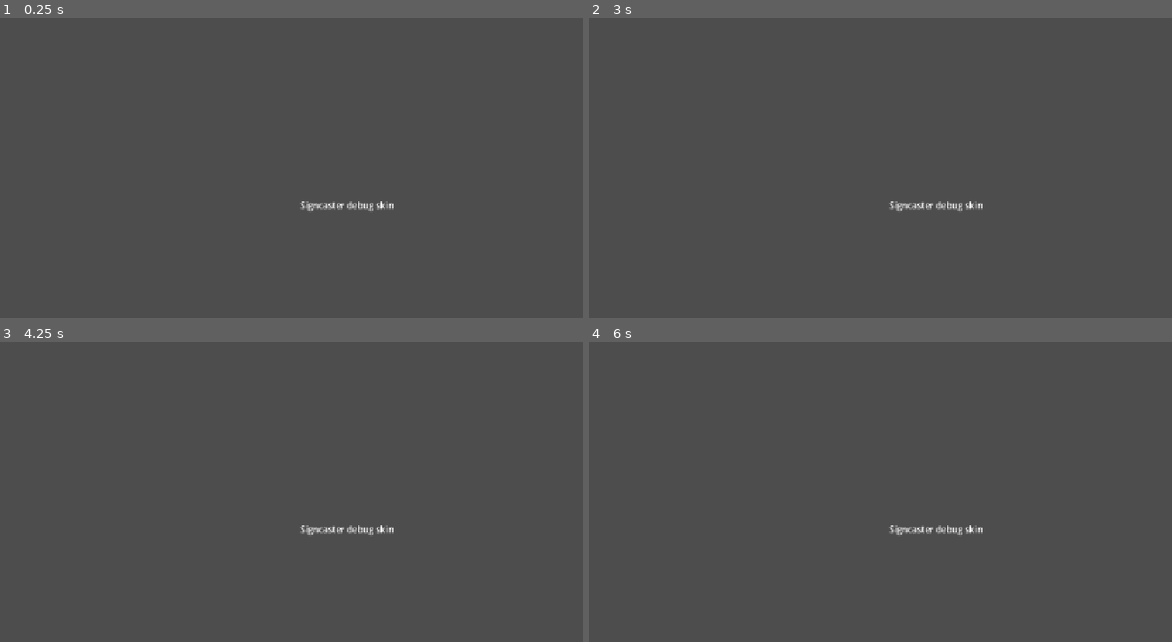
Above: before the commit, frames 1-4 (two rows, left to right).
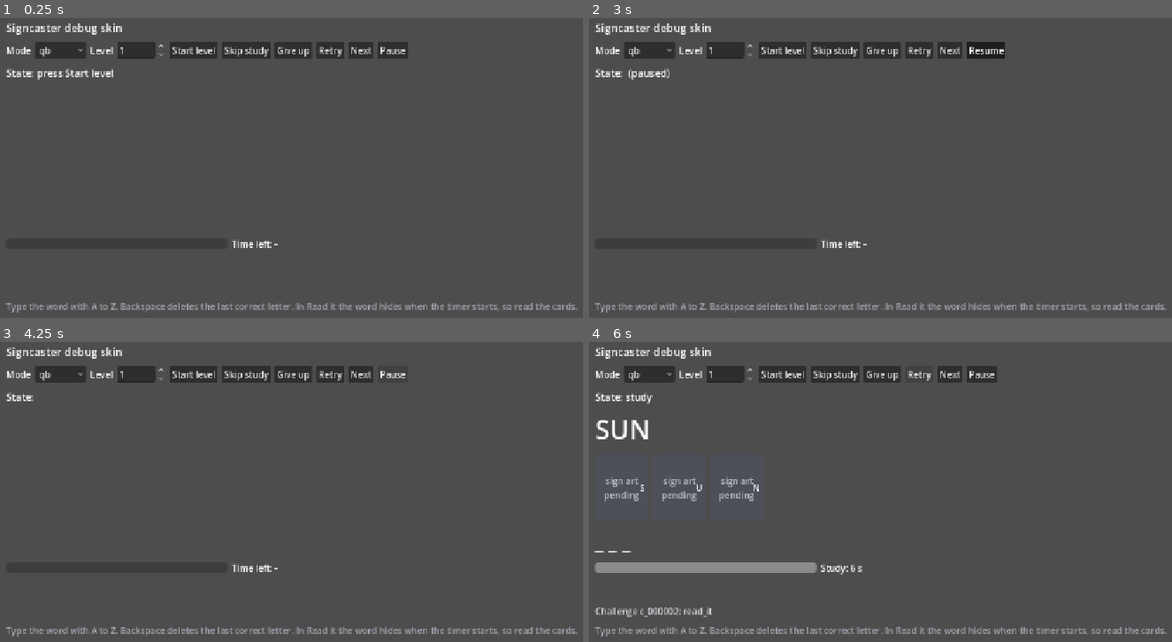
Above: after the commit, the same moments.

Repository: malgmash/signcaster
Game: Godot game, scene res://skins/debug/debug_main.tscn
Same seed, same stepped clock (60 frames per second), same inputs: the game is played once before the commit and once after it.
Inputs (mouse positions are in pixels of both pictures, inside the frame that each line leads up to):
- Up to frame 1 (0.25 s): no input
- Up to frame 2 (3 s): click (647, 51) at 0.5 s, where only the run after the commit has a clickable "qb"; click (880, 51) at 1.25 s, where only the run after the commit has a clickable "Give up"; click (921, 51) at 2 s, where only the run after the commit has a clickable "Retry"; click (979, 51) at 2.75 s, where only the run after the commit has a clickable "Pause"
- Up to frame 3 (4.25 s): click (396, 375) at 3.5 s, where only the run after the commit has a clickable "Resume"
- Up to frame 4 (6 s): click (781, 375) at 4.25 s, where only the run after the commit has a clickable "Start level"; click (781, 375) at 5 s, where only the run after the commit has a clickable "Start level"; click (921, 375) at 5.75 s, where only the run after the commit has a clickable "Retry"

The runs differ from the first frame. In frame 1, 4.9% of the frame differs, in the area x 0-100%, y 1-99%; in frame 2, 4.9%; in frame 3, 4.5%; in frame 4, 7.2%.

Commit message:
feat(debug): play read it levels in the debug skin
Adds the shared ui/sign_card widget with a plain placeholder (no sign
art) and a debug screen that only listens to EventBus and calls Game.

Co-Authored-By: Claude Opus 5.5 <noreply@anthropic.com>

Diff:
--- /dev/null
+++ b/game/skins/debug/debug_main.gd
@@ -0,0 +1,210 @@
+extends Control
+## The debug skin: plain labels and buttons for playing the engine without art.
+##
+## Like every skin, it only listens to EventBus and calls Game. It never calls other autoloads,
+## so it works out what to show (including the state label) from the signals alone.
+
+const SignCardScene: PackedScene = preload("res://ui/sign_card.tscn")
+## The debug skin only plays the first group for now. Real skins get level ids from the menu.
+const LEVEL_ID_FORMAT: String = "%s.group_1.%d"
+const READ_IT: String = "read_it"
+const HIDDEN_LETTER: String = "?"
+const EMPTY_SLOT: String = "_"
+const REJECTED_COLOR: Color = Color(0.95, 0.35, 0.35)
+const NORMAL_COLOR: Color = Color(0.85, 0.85, 0.88)
+
+var _session_mode: String = ""
+var _challenge: Dictionary = {}
+var _typed: String = ""
+var _state: String = ""
+
+@onready var _mode_picker: OptionButton = %ModePicker
+@onready var _level_picker: SpinBox = %LevelPicker
+@onready var _pause_button: Button = %PauseButton
+@onready var _state_label: Label = %StateLabel
+@onready var _word_label: Label = %WordLabel
+@onready var _cards: HBoxContainer = %Cards
+@onready var _typed_label: Label = %TypedLabel
+@onready var _time_bar: ProgressBar = %TimeBar
+@onready var _time_label: Label = %TimeLabel
+@onready var _result_label: Label = %ResultLabel
+@onready var _event_label: Label = %EventLabel
+
+
+func _ready() -> void:
+	%StartButton.pressed.connect(_on_start_pressed)
+	%SkipButton.pressed.connect(Game.skip_study)
+	%GiveUpButton.pressed.connect(Game.give_up)
+	%RetryButton.pressed.connect(Game.retry)
+	%NextButton.pressed.connect(Game.next_challenge)
+	_pause_button.toggled.connect(Game.set_paused)
+	_connect_engine()
+
+
+func _connect_engine() -> void:
+	EventBus.session_started.connect(_on_session_started)
+	EventBus.level_started.connect(_on_level_started)
+	EventBus.level_completed.connect(_on_level_completed)
+	EventBus.challenge_created.connect(_on_challenge_created)
+	EventBus.study_started.connect(_on_study_started)
+	EventBus.live_started.connect(_on_live_started)
+	EventBus.timer_ticked.connect(_on_timer_ticked)
+	EventBus.letter_accepted.connect(_on_letter_accepted)
+	EventBus.letter_rejected.connect(_on_letter_rejected)
+	EventBus.letter_removed.connect(_on_letter_removed)
+	EventBus.challenge_succeeded.connect(_on_challenge_succeeded)
+	EventBus.challenge_failed.connect(_on_challenge_failed)
+	EventBus.retry_offered.connect(_on_retry_offered)
+	EventBus.paused_changed.connect(_on_paused_changed)
+
+
+func _unhandled_input(event: InputEvent) -> void:
+	var key: InputEventKey = event as InputEventKey
+	if key == null or not key.pressed or key.echo:
+		return
+	if key.keycode == KEY_BACKSPACE:
+		Game.delete_typed_letter()
+	elif key.keycode >= KEY_A and key.keycode <= KEY_Z:
+		Game.submit_typed_letter(char(key.keycode))
+	else:
+		return
+	get_viewport().set_input_as_handled()
+
+
+func _on_start_pressed() -> void:
+	var mode: String = _mode_picker.get_item_text(_mode_picker.selected)
+	if mode != _session_mode:
+		Game.start_session(mode)
+	Game.start_level(LEVEL_ID_FORMAT % [mode, int(_level_picker.value)])
+	# The level SpinBox keeps keyboard focus after a click, which would swallow typed letters.
+	get_viewport().gui_release_focus()
+
+
+# Engine signals
+
+
+func _on_session_started(mode: String, _skin_id: String) -> void:
+	_session_mode = mode
+	_show_event("Session started: %s" % mode)
+
+
+func _on_level_started(level_id: String, level_index: int, is_boss: bool) -> void:
+	_result_label.text = " "
+	var boss: String = " (boss)" if is_boss else ""
+	_show_event("Level %s started, index %d%s" % [level_id, level_index, boss])
+
+
+func _on_level_completed(level_id: String, stars: int, coins: int, _perfect: bool) -> void:
+	_set_state("level done")
+	_result_label.text = (
+		"Level %s done. Stars %d, coins %d (both come in M8)." % [level_id, stars, coins]
+	)
+
+
+func _on_challenge_created(challenge: Dictionary) -> void:
+	_challenge = challenge
+	_show_event("Challenge %s: %s" % [challenge["id"], challenge["direction"]])
+
+
+func _on_study_started(_challenge_id: String, seconds: float) -> void:
+	_typed = ""
+	_set_state("study (untimed, press Skip study)" if seconds == 0.0 else "study")
+	_word_label.text = _challenge["word"]
+	_build_cards()
+	_refresh_typed()
+	_time_bar.value = 1.0
+	_time_label.text = (
+		"Study: %s" % ("as long as you like" if seconds == 0.0 else "%.0f s" % seconds)
+	)
+
+
+func _on_live_started(_challenge_id: String, seconds: float, bubble_style: String) -> void:
+	_set_state("live, bubble %s" % bubble_style)
+	if _challenge["direction"] == READ_IT:
+		_word_label.text = HIDDEN_LETTER.repeat(str(_challenge["word"]).length())
+	_time_label.text = "Time left: %.1f s" % seconds
+
+
+func _on_timer_ticked(_challenge_id: String, remaining_ratio: float) -> void:
+	_time_bar.value = remaining_ratio
+	_time_label.text = "Time left: %.1f s" % (remaining_ratio * float(_challenge["live_seconds"]))
+
+
+func _on_letter_accepted(_challenge_id: String, letter: String, _index: int) -> void:
+	_typed += letter
+	_refresh_typed()
+	_show_event("Accepted %s" % letter)
+
+
+func _on_letter_rejected(_challenge_id: String, letter: String, index: int) -> void:
+	_show_event("Wrong letter %s for slot %d" % [letter, index + 1], REJECTED_COLOR)
+
+
+func _on_letter_removed(_challenge_id: String, index: int) -> void:
+	_typed = _typed.left(index)
+	_refresh_typed()
+	_show_event("Removed slot %d" % (index + 1))
+
+
+func _on_challenge_succeeded(_challenge_id: String, result: Dictionary) -> void:
+	_set_state("succeeded, press Next")
+	_word_label.text = _challenge["word"]
+	_result_label.text = (
+		"%s! %d points, combo %d, %.0f%% time left"
+		% [
+			str(result["grade"]).to_upper(),
+			result["points"],
+			result["combo"],
+			float(result["remaining_ratio"]) * 100.0
+		]
+	)
+
+
+func _on_challenge_failed(_challenge_id: String, reason: String, correct: int, total: int) -> void:
+	_set_state("failed")
+	_word_label.text = _challenge["word"]
+	_result_label.text = "Failed (%s), %d of %d letters." % [reason, correct, total]
+
+
+func _on_retry_offered(_challenge_id: String) -> void:
+	_set_state("failed, press Retry or Next")
+
+
+func _on_paused_changed(paused: bool) -> void:
+	_pause_button.set_pressed_no_signal(paused)
+	_pause_button.text = "Resume" if paused else "Pause"
+	_refresh_state_label(paused)
+
+
+# Drawing
+
+
+func _build_cards() -> void:
+	for card: Node in _cards.get_children():
+		card.queue_free()
+	for letter: String in str(_challenge["word"]):
+		var card: Node = SignCardScene.instantiate()
+		card.letter = letter
+		_cards.add_child(card)
+
+
+func _refresh_typed() -> void:
+	var word_length: int = str(_challenge.get("word", "")).length()
+	var slots: PackedStringArray = []
+	for letter: String in _typed + EMPTY_SLOT.repeat(word_length - _typed.length()):
+		slots.append(letter)
+	_typed_label.text = " ".join(slots)
+
+
+func _set_state(state: String) -> void:
+	_state = state
+	_refresh_state_label(_pause_button.button_pressed)
+
+
+func _refresh_state_label(paused: bool) -> void:
+	_state_label.text = "State: %s%s" % [_state, " (paused)" if paused else ""]
+
+
+func _show_event(text: String, color: Color = NORMAL_COLOR) -> void:
+	_event_label.text = text
+	_event_label.add_theme_color_override("font_color", color)
--- a/game/skins/debug/debug_main.tscn
+++ b/game/skins/debug/debug_main.tscn
@@ -1,4 +1,6 @@
-[gd_scene format=3]
+[gd_scene load_steps=2 format=3]
+
+[ext_resource type="Script" path="res://skins/debug/debug_main.gd" id="1_debug"]
 
 [node name="DebugMain" type="Control"]
 layout_mode = 3
@@ -7,14 +9,150 @@
 anchor_bottom = 1.0
 grow_horizontal = 2
 grow_vertical = 2
+script = ExtResource("1_debug")
 
-[node name="Label" type="Label" parent="."]
+[node name="Margin" type="MarginContainer" parent="."]
 layout_mode = 1
 anchors_preset = 15
 anchor_right = 1.0
 anchor_bottom = 1.0
 grow_horizontal = 2
 grow_vertical = 2
+theme_override_constants/margin_left = 24
+theme_override_constants/margin_top = 24
+theme_override_constants/margin_right = 24
+theme_override_constants/margin_bottom = 24
+
+[node name="Rows" type="VBoxContainer" parent="Margin"]
+layout_mode = 2
+theme_override_constants/separation = 12
+
+[node name="Title" type="Label" parent="Margin/Rows"]
+layout_mode = 2
+theme_override_font_sizes/font_size = 20
 text = "Signcaster debug skin"
-horizontal_alignment = 1
-vertical_alignment = 1
+
+[node name="Controls" type="HBoxContainer" parent="Margin/Rows"]
+layout_mode = 2
+theme_override_constants/separation = 8
+
+[node name="ModeLabel" type="Label" parent="Margin/Rows/Controls"]
+layout_mode = 2
+text = "Mode"
+
+[node name="ModePicker" type="OptionButton" parent="Margin/Rows/Controls"]
+unique_name_in_owner = true
+layout_mode = 2
+focus_mode = 0
+selected = 0
+item_count = 2
+popup/item_0/text = "qb"
+popup/item_0/id = 0
+popup/item_1/text = "wizard"
+popup/item_1/id = 1
+
+[node name="LevelLabel" type="Label" parent="Margin/Rows/Controls"]
+layout_mode = 2
+text = "Level"
+
+[node name="LevelPicker" type="SpinBox" parent="Margin/Rows/Controls"]
+unique_name_in_owner = true
+layout_mode = 2
+min_value = 1.0
+max_value = 4.0
+value = 1.0
+
+[node name="StartButton" type="Button" parent="Margin/Rows/Controls"]
+unique_name_in_owner = true
+layout_mode = 2
+focus_mode = 0
+text = "Start level"
+
+[node name="SkipButton" type="Button" parent="Margin/Rows/Controls"]
+unique_name_in_owner = true
+layout_mode = 2
+focus_mode = 0
+text = "Skip study"
+
+[node name="GiveUpButton" type="Button" parent="Margin/Rows/Controls"]
+unique_name_in_owner = true
+layout_mode = 2
+focus_mode = 0
+text = "Give up"
+
+[node name="RetryButton" type="Button" parent="Margin/Rows/Controls"]
+unique_name_in_owner = true
+layout_mode = 2
+focus_mode = 0
+text = "Retry"
+
+[node name="NextButton" type="Button" parent="Margin/Rows/Controls"]
+unique_name_in_owner = true
+layout_mode = 2
+focus_mode = 0
+text = "Next"
+
+[node name="PauseButton" type="Button" parent="Margin/Rows/Controls"]
+unique_name_in_owner = true
+layout_mode = 2
+focus_mode = 0
+toggle_mode = true
+text = "Pause"
+
+[node name="StateLabel" type="Label" parent="Margin/Rows"]
+unique_name_in_owner = true
+layout_mode = 2
+theme_override_font_sizes/font_size = 18
+text = "State: press Start level"
+
+[node name="WordLabel" type="Label" parent="Margin/Rows"]
+unique_name_in_owner = true
+layout_mode = 2
+theme_override_font_sizes/font_size = 48
+text = " "
+
+[node name="Cards" type="HBoxContainer" parent="Margin/Rows"]
+unique_name_in_owner = true
+custom_minimum_size = Vector2(0, 120)
+layout_mode = 2
+theme_override_constants/separation = 8
+
+[node name="TypedLabel" type="Label" parent="Margin/Rows"]
+unique_name_in_owner = true
+layout_mode = 2
+theme_override_font_sizes/font_size = 36
+text = " "
+
+[node name="TimeRow" type="HBoxContainer" parent="Margin/Rows"]
+layout_mode = 2
+theme_override_constants/separation = 8
+
+[node name="TimeBar" type="ProgressBar" parent="Margin/Rows/TimeRow"]
+unique_name_in_owner = true
+custom_minimum_size = Vector2(400, 20)
+layout_mode = 2
+size_flags_vertical = 4
+max_value = 1.0
+step = 0.001
+show_percentage = false
+
+[node name="TimeLabel" type="Label" parent="Margin/Rows/TimeRow"]
+unique_name_in_owner = true
+layout_mode = 2
+text = "Time left: -"
+
+[node name="ResultLabel" type="Label" parent="Margin/Rows"]
+unique_name_in_owner = true
+layout_mode = 2
+theme_override_font_sizes/font_size = 22
+text = " "
+
+[node name="EventLabel" type="Label" parent="Margin/Rows"]
+unique_name_in_owner = true
+layout_mode = 2
+text = " "
+
+[node name="Help" type="Label" parent="Margin/Rows"]
+layout_mode = 2
+theme_override_colors/font_color = Color(0.65, 0.65, 0.7, 1)
+text = "Type the word with A to Z. Backspace deletes the last correct letter. In Read it the word hides when the timer starts, so read the cards."
--- /dev/null
+++ b/game/ui/sign_card.gd
@@ -0,0 +1,33 @@
+extends PanelContainer
+## A card that shows the sign for one letter. A dumb widget: set letter and texture, nothing else.
+##
+## With no texture it shows a plain placeholder. Real sign art must be reviewed by Deaf ASL
+## signers before it is used (label the PR needs-asl-review). Never draw or describe signs here.
+
+## The letter this card stands for, drawn small in the corner.
+@export var letter: String = "":
+	set(value):
+		letter = value
+		_refresh()
+
+## The sign art for the letter. Null shows the placeholder.
+@export var texture: Texture2D = null:
+	set(value):
+		texture = value
+		_refresh()
+
+@onready var _art: TextureRect = $Art
+@onready var _placeholder: Label = $Placeholder
+@onready var _corner: Label = $Corner
+
+
+func _ready() -> void:
+	_refresh()
+
+
+func _refresh() -> void:
+	if not is_node_ready():
+		return
+	_art.texture = texture
+	_placeholder.visible = texture == null
+	_corner.text = letter
--- /dev/null
+++ b/game/ui/sign_card.tscn
@@ -0,0 +1,39 @@
+[gd_scene load_steps=3 format=3]
+
+[ext_resource type="Script" path="res://ui/sign_card.gd" id="1_card"]
+
+[sub_resource type="StyleBoxFlat" id="StyleBoxFlat_card"]
+content_margin_left = 6.0
+content_margin_top = 6.0
+content_margin_right = 6.0
+content_margin_bottom = 4.0
+bg_color = Color(0.3, 0.31, 0.35, 1)
+corner_radius_top_left = 8
+corner_radius_top_right = 8
+corner_radius_bottom_right = 8
+corner_radius_bottom_left = 8
+
+[node name="SignCard" type="PanelContainer"]
+custom_minimum_size = Vector2(96, 120)
+editor_description = "Placeholder sign card. Real sign art must be reviewed by Deaf ASL signers before it is used. Label the PR needs-asl-review."
+theme_override_styles/panel = SubResource("StyleBoxFlat_card")
+script = ExtResource("1_card")
+
+[node name="Art" type="TextureRect" parent="."]
+layout_mode = 2
+expand_mode = 1
+stretch_mode = 5
+
+[node name="Placeholder" type="Label" parent="."]
+layout_mode = 2
+theme_override_colors/font_color = Color(0.75, 0.75, 0.78, 1)
+text = "sign art
+pending"
+horizontal_alignment = 1
+vertical_alignment = 1
+
+[node name="Corner" type="Label" parent="."]
+layout_mode = 2
+theme_override_font_sizes/font_size = 16
+horizontal_alignment = 2
+vertical_alignment = 2
Not shown, added: game/skins/debug/debug_main.gd.uid
Not shown, added: game/ui/sign_card.gd.uid
